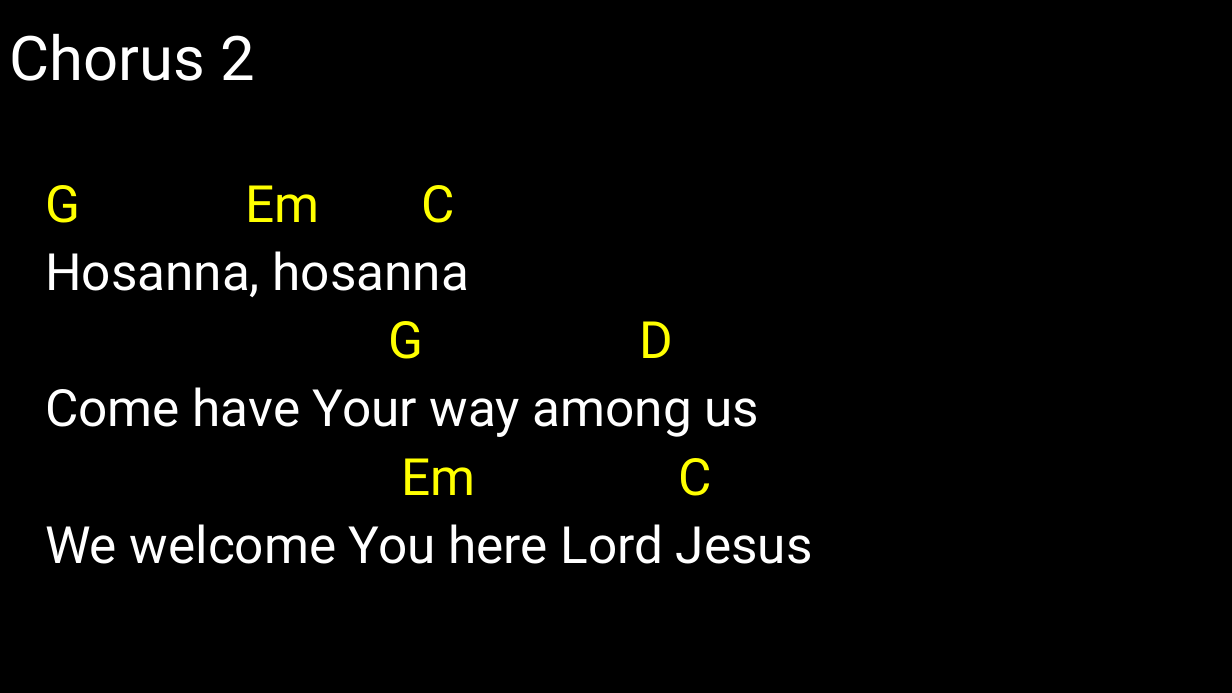
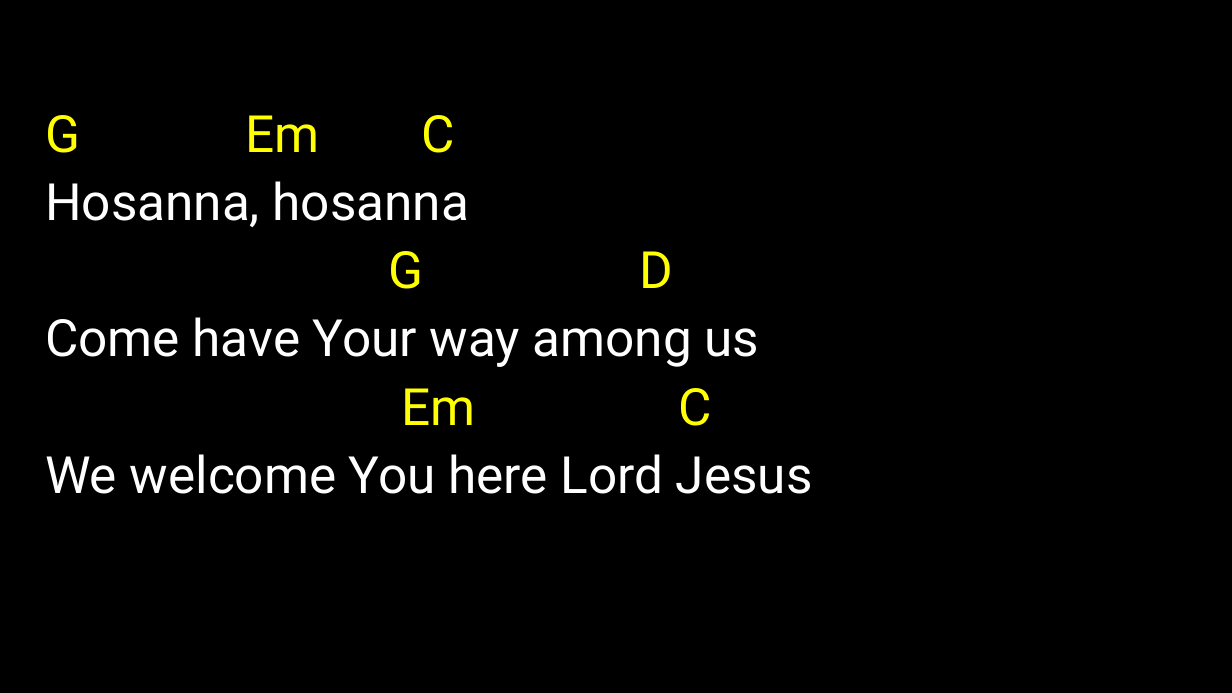
Before and after one commit to kendall412/worship, a slide deck: slide 8 of Hosanna (Praise is Rising)-CH.pptx. Drawn at 1232x693 pixels with LibreOffice and Linux fonts; fonts in the diff are those of the drawing. Boxes give left, top, right and bottom in pixels: in the first picture for what was removed or moved away, otherwise in the second. Text is boxed around its words. In the diff, an @@ line names an element or a change of style, - is before the commit and + after.

```diff
--- a/Hosanna (Praise is Rising)-CH.pptx
+++ b/Hosanna (Praise is Rising)-CH.pptx
@@ subtitle "G Em C": place and size @@
-subtitle "G Em C" at (45, 185, 813, 564)
+subtitle "G Em C" at (45, 115, 813, 494)
@@ title removed at (9, 33, 255, 81) @@
-Chorus 2
```
Also in this commit, not shown: 9 other slides changed, 1 slide added, 2 slides removed, 7 other files.
